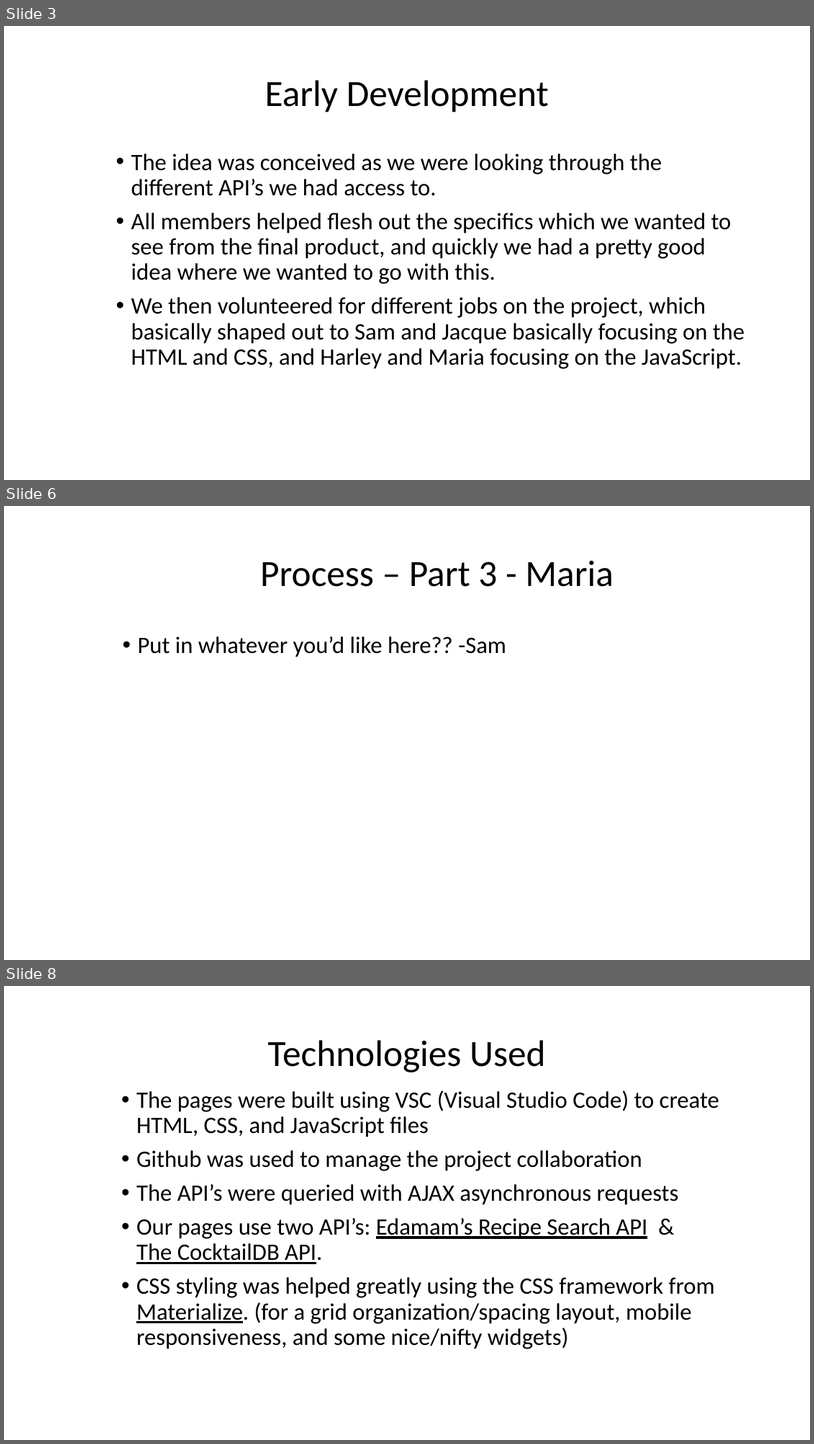
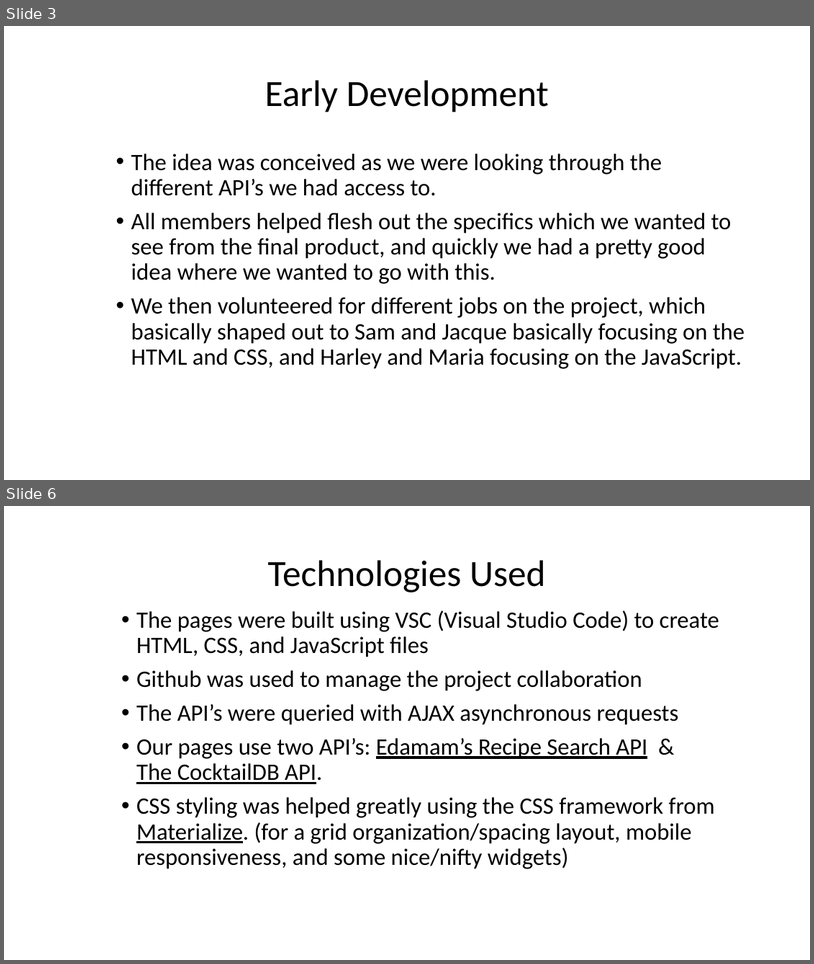
Before and after one commit to ZonkeyStripes/Project1, a slide deck: Assets/Group_Project_1_presentation.pptx. Shown one above the other, each under a label of ours: slides 3, 6 and 8 before the commit, slides 3 and 6 after it; the slides between them are not shown. The pictures are 814x1444 and 814x964 pixels, drawn with LibreOffice and Linux fonts; fonts in the diff are those of the drawing; background and template pictures are left out. Boxes give left, top, right and bottom in pixels: in the first picture for what was removed or moved away, otherwise in the second. Text is boxed around its words. In the diff, an @@ line names an element or a change of style, - is before the commit and + after.

```diff
--- a/Assets/Group_Project_1_presentation.pptx
+++ b/Assets/Group_Project_1_presentation.pptx
@@ slide 6 removed at (4,506,810,960), background picture (left out) @@
@@ title removed at (260,560,614,587) @@
-Process – Part 3 - Maria
@@ text removed at (138,636,507,657) @@
-• Put in whatever you’d like here?? -Sam
@@ what was slide 8 is now slide 6 @@
```
Also in this commit, not shown: 2 slides changed, 1 other slide removed.
